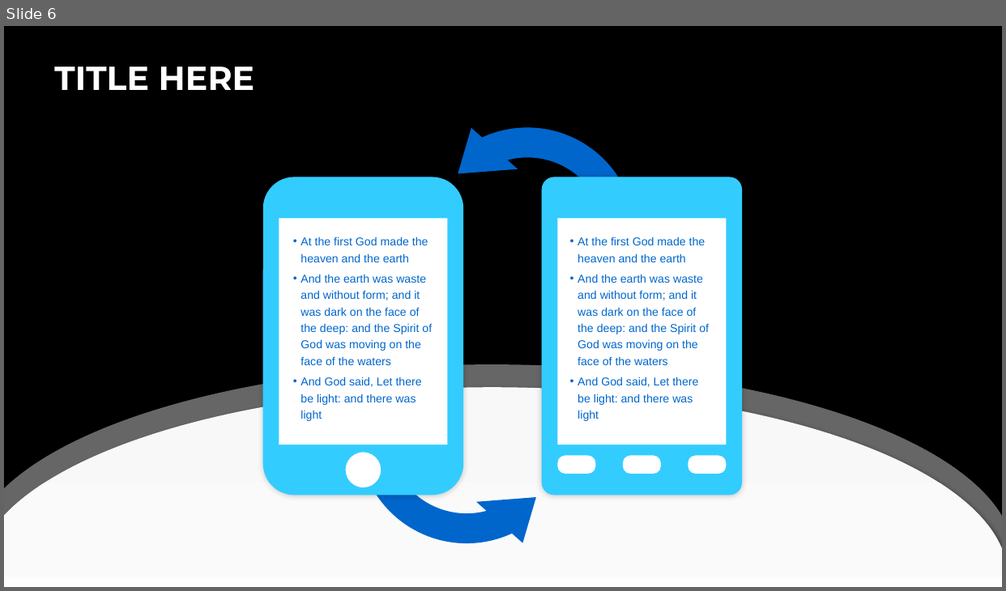
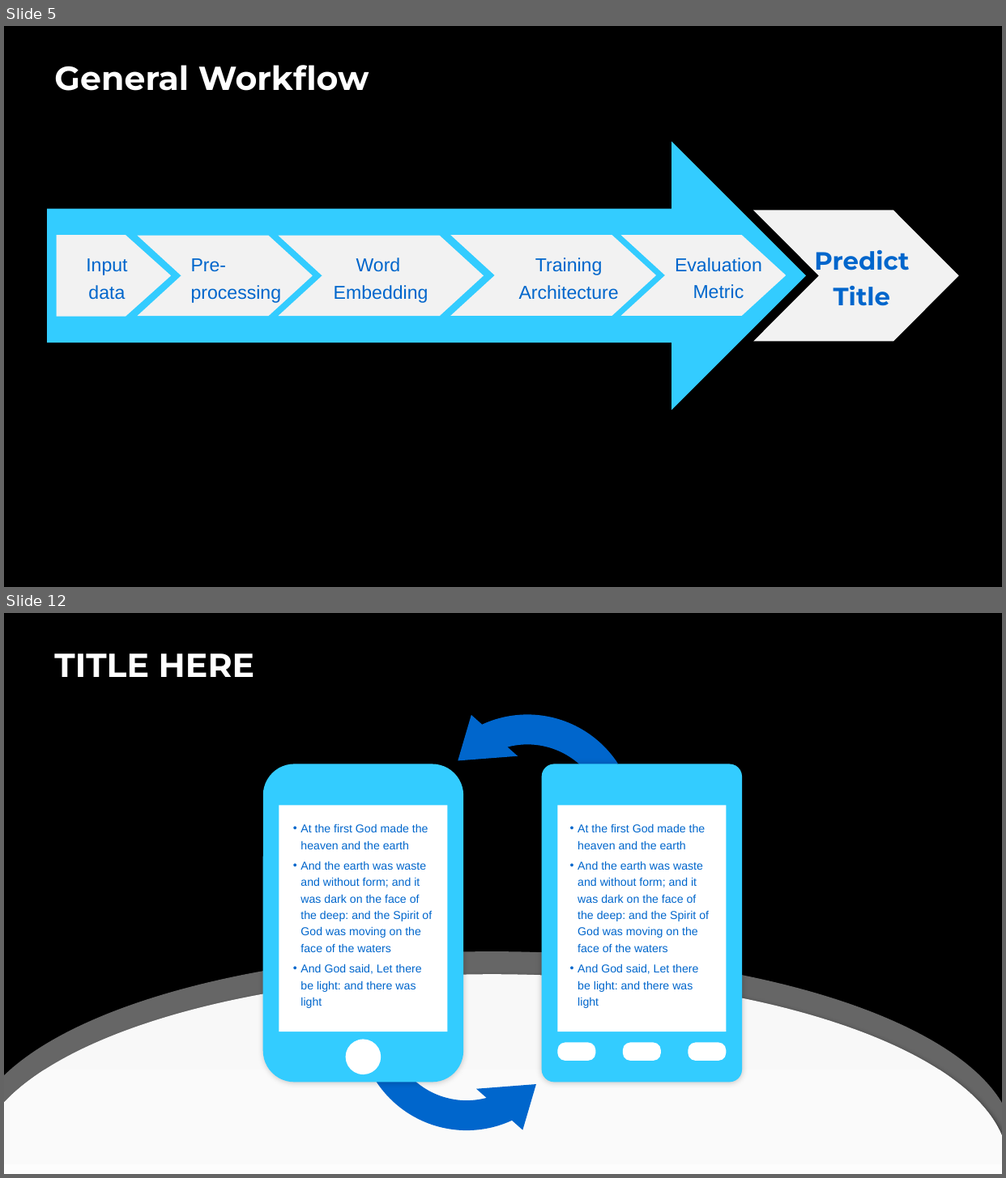
Before and after one commit to victorlifan/sone_title_generation, a slide deck: text_generate.pptx. Shown one above the other, each under a label of ours: slide 6 before the commit, slides 5 and 12 after it; the slides between them are not shown. The pictures are 1006x591 and 1006x1178 pixels, drawn with LibreOffice and Linux fonts; fonts in the diff are those of the drawing; background and template pictures are left out. Boxes give left, top, right and bottom in pixels: in the first picture for what was removed or moved away, otherwise in the second. Text is boxed around its words. In the diff, an @@ line names an element or a change of style, - is before the commit and + after.

Commit message:
add final presentation slides and metric calculation notebook

```diff
--- a/text_generate.pptx
+++ b/text_generate.pptx
@@ slide 5 added at <box>4,26,1002,587</box>, background picture (left out) @@
@@ title added at <box>54,65,369,91</box>, 32 pt, text #FFFFFF, bold @@
+General Workflow
@@ right arrow added at <box>48,141,807,410</box>, fill #33CCFF @@
@@ chevron added at <box>753,210,959,341</box>, fill #F2F2F2 @@
@@ pentagon arrow added at <box>57,235,171,317</box>, fill #F2F2F2 @@
@@ chevron added at <box>138,236,313,317</box>, fill #F2F2F2 @@
@@ chevron added at <box>278,236,484,317</box>, fill #F2F2F2 @@
@@ chevron added at <box>451,235,657,316</box>, fill #F2F2F2 @@
@@ chevron added at <box>621,235,786,316</box>, fill #F2F2F2 @@
@@ text added at <box>86,258,127,300</box>, 18 pt, text #0066CC @@
+Input data
@@ text added at <box>191,258,282,303</box>, 18 pt, text #0066CC @@
+Pre-processing
@@ text added at <box>334,258,428,303</box>, 18 pt, text #0066CC @@
+Word
+Embedding
@@ text added at <box>519,258,619,300</box>, 18 pt, text #0066CC @@
+Training
+Architecture
@@ text added at <box>675,258,762,299</box>, 18 pt, text #0066CC @@
+Evaluation
+Metric
@@ text added at <box>814,250,909,306</box>, 24 pt, text #0066CC, bold @@
+Predict Title
@@ what was slide 6 is now slide 12 @@
```
Also in this commit, not shown: 2 slides changed, 5 other slides added, 1 other file.
